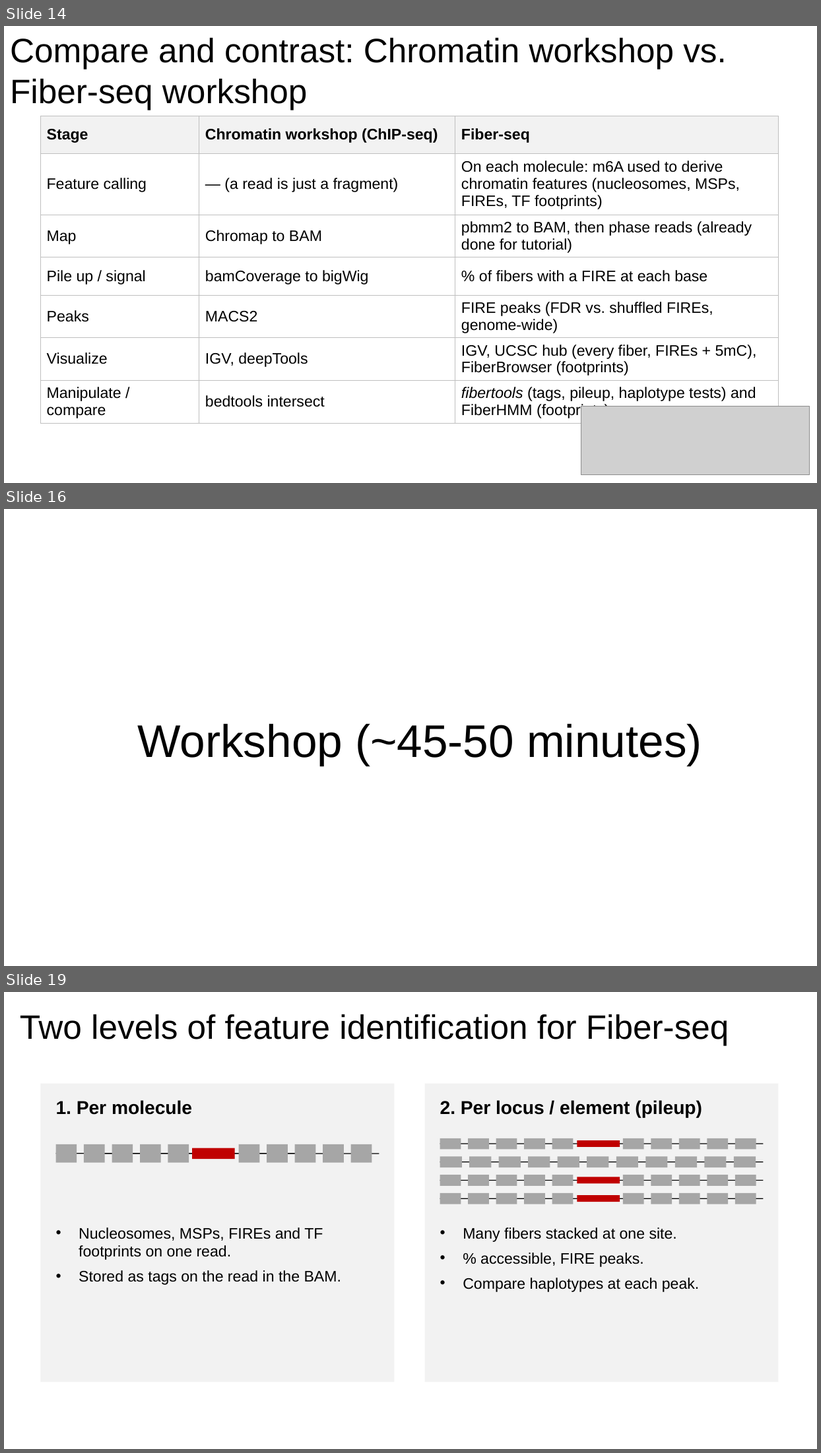
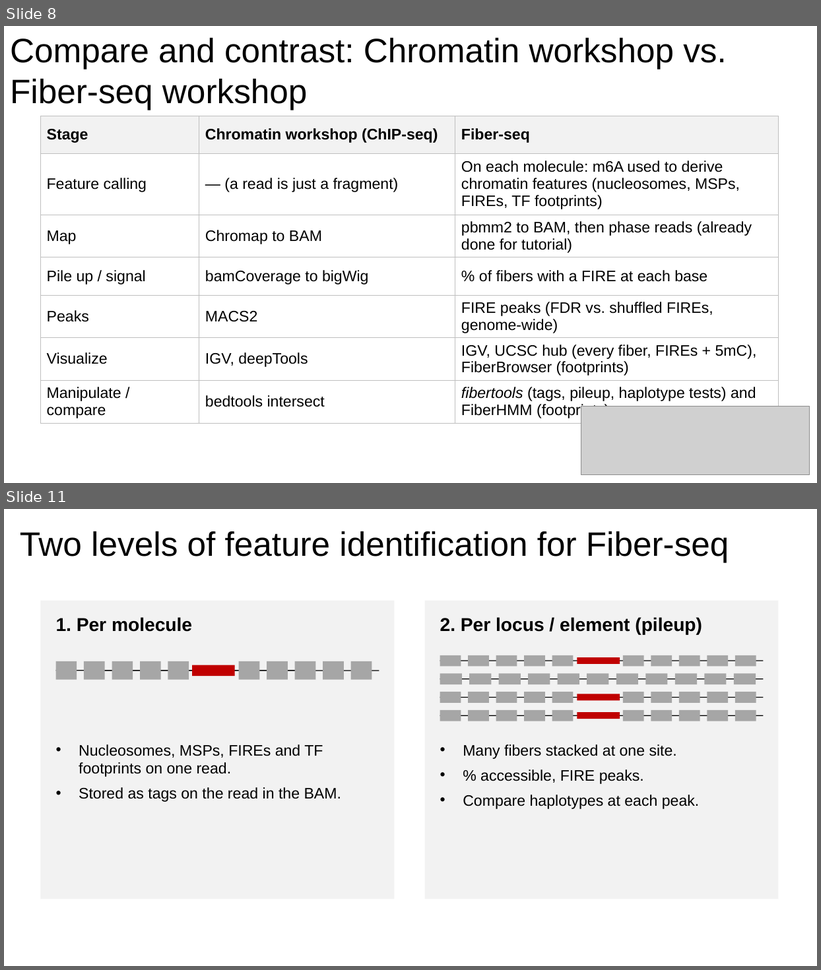
Before and after one commit to christylaflamme/fiber-seq-workshop, a slide deck: slides/LaFlamme_fiber-seq_CSHL_workshop_slide_deck.pptx. Shown one above the other, each under a label of ours: slides 14, 16 and 19 before the commit, slides 8 and 11 after it; the slides between them are not shown. The pictures are 821x1453 and 821x970 pixels, drawn with LibreOffice and Linux fonts; fonts in the diff are those of the drawing; grey boxes stand for pictures. Boxes give left, top, right and bottom in pixels: in the first picture for what was removed or moved away, otherwise in the second. Text is boxed around its words. In the diff, an @@ line names an element or a change of style, - is before the commit and + after.

```diff
--- a/slides/LaFlamme_fiber-seq_CSHL_workshop_slide_deck.pptx
+++ b/slides/LaFlamme_fiber-seq_CSHL_workshop_slide_deck.pptx
@@ slide 16 removed at bbox=[4, 509, 817, 966], background #FFFFFF @@
@@ title removed at bbox=[138, 723, 702, 766] @@
-Workshop (~45-50 minutes)
@@ what was slide 14 is now slide 8 @@
@@ what was slide 19 is now slide 11 @@
```
Also in this commit, not shown: 4 slides changed, 6 other slides removed, 1 other file.
